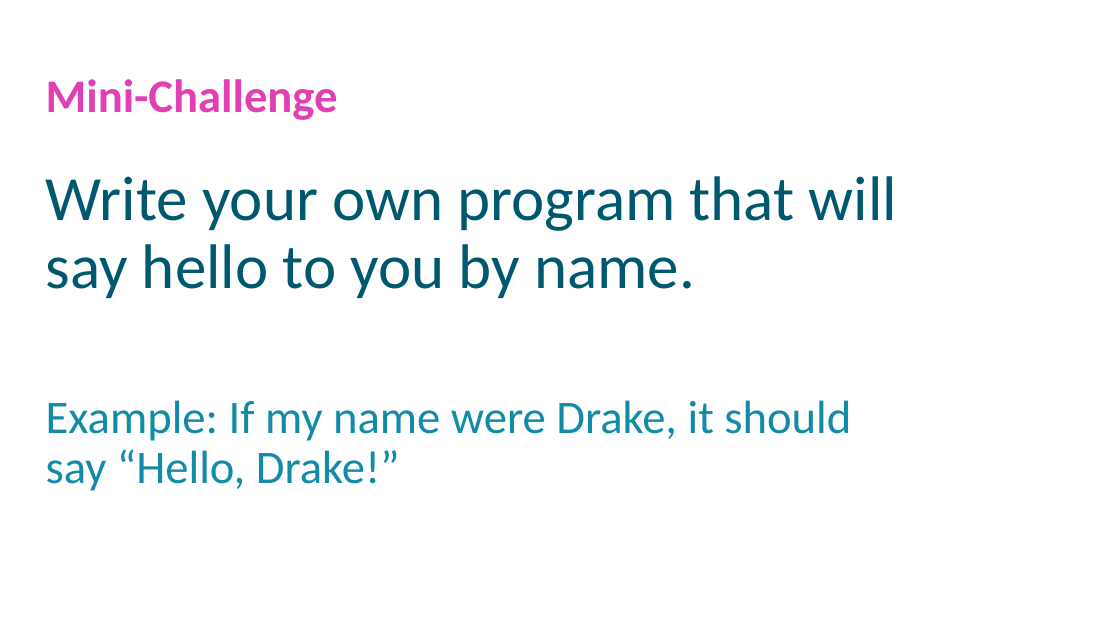
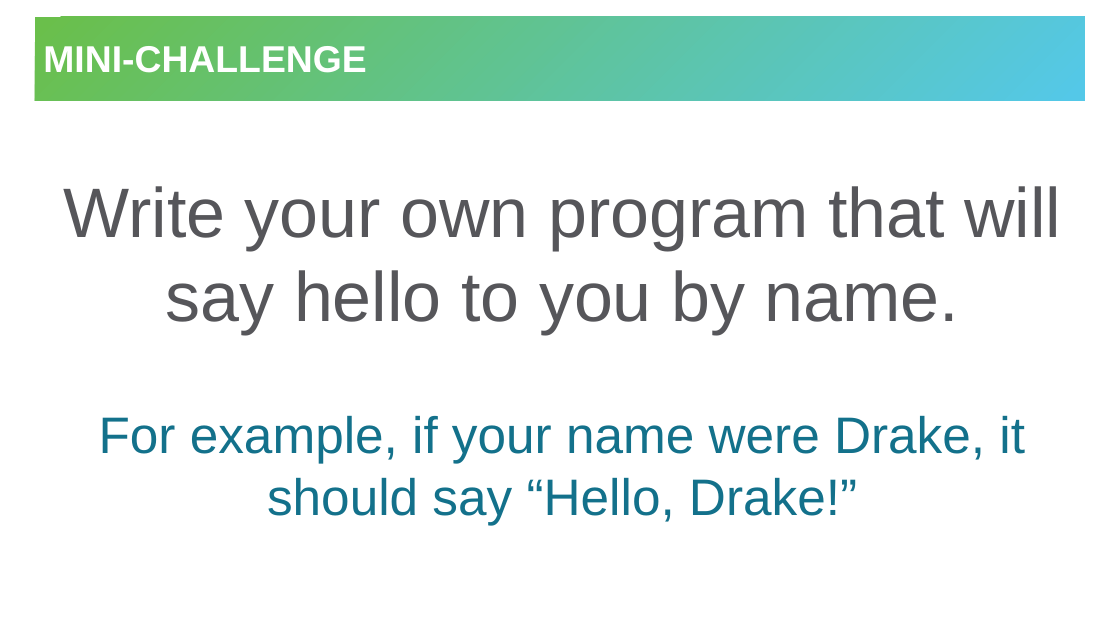
Before and after one commit to hytechclub/web-102, a slide deck: slide 8 of Week02/IntroductionToJavaScript.pptx. Drawn at 1120x630 pixels with LibreOffice and Linux fonts; fonts in the diff are those of the drawing; background and template pictures are left out. Boxes give left, top, right and bottom in pixels: in the first picture for what was removed or moved away, otherwise in the second. Text is boxed around its words. In the diff, an @@ line names an element or a change of style, - is before the commit and + after.

```diff
--- a/Week02/IntroductionToJavaScript.pptx
+++ b/Week02/IntroductionToJavaScript.pptx
@@ title "MINI-CHALLENGE": place and size @@
-title "MINI-CHALLENGE" at bbox=[46, 79, 338, 120]
+title "MINI-CHALLENGE" at bbox=[35, 17, 1086, 101]
@@ title "MINI-CHALLENGE" at bbox=[35, 17, 1086, 101]: vertical alignment top to middle; fill none to gradient #6ABF4B to #54C8E8 @@
@@ title at bbox=[43, 46, 366, 73]: text changed; size 40 to 32 pt; font Calibri to Arial; text colour #E13FB4 to #FFFFFF @@
-Mini-Challenge
+MINI-CHALLENGE
@@ text "Write your own program that ...": place and size @@
-text "Write your own program that ..." at bbox=[46, 176, 897, 491]
+text "Write your own program that ..." at bbox=[63, 186, 1061, 525]
@@ text "Write your own program that ..." at bbox=[63, 186, 1061, 525]: vertical alignment top to middle @@
@@ text at bbox=[63, 186, 1061, 334]: size 54 to 60 pt, font Calibri to Arial, text colour #00586E to #56565A in "Write your own program that will say ..."; alignment left to centre; indent changed; line spacing 0.9 to 1; more space between paragraphs @@
@@ text at bbox=[99, 415, 1025, 525]: text changed; size 40 to 44 pt; font Calibri to Arial; text colour #118BA7 to #13718B @@
-Example: If my name were Drake, it should say “Hello, Drake!”
+For example, if your name were Drake, it should say “Hello, Drake!”
```
Also in this commit, not shown: 7 other slides changed, 11 slides removed, 4 other files.
